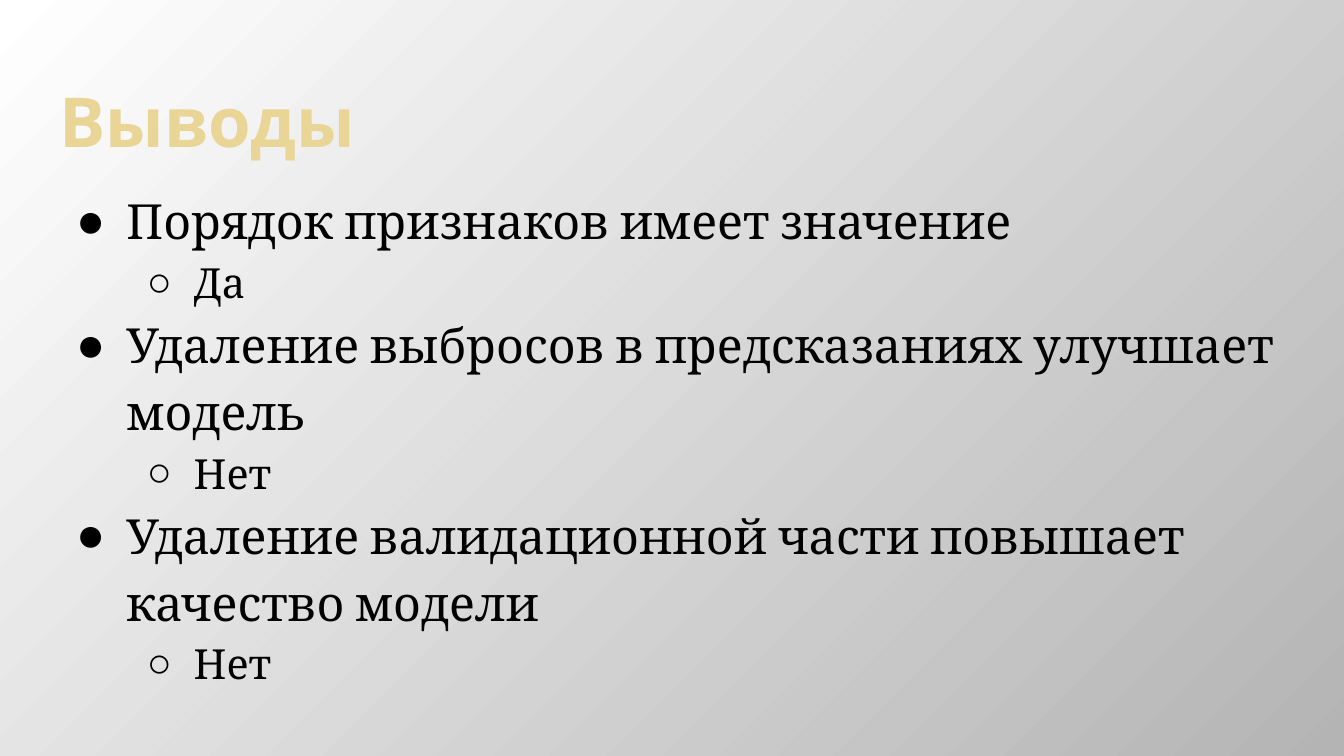
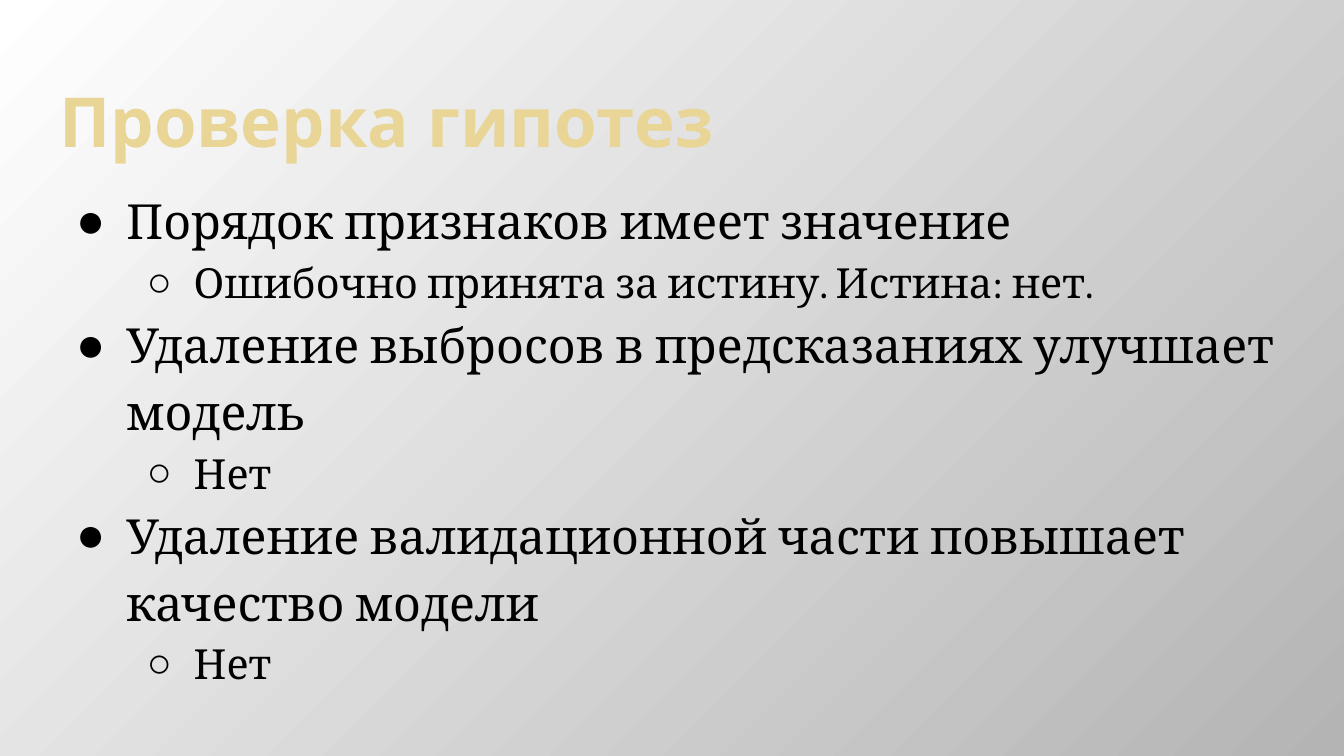
Before and after one commit to Dimildizio/DS_course, a slide deck: slide 12 of gradient-boosting/reports/House prices.pptx (slide 11 before the commit). Drawn at 1344x756 pixels with LibreOffice and Linux fonts; fonts in the diff are those of the drawing. Boxes give left, top, right and bottom in pixels: in the first picture for what was removed or moved away, otherwise in the second. Text is boxed around its words. In the diff, an @@ line names an element or a change of style, - is before the commit and + after.

```diff
--- a/gradient-boosting/reports/House prices.pptx
+++ b/gradient-boosting/reports/House prices.pptx
@@ title at box(59, 98, 409, 164): text changed @@
-Выводы
+Проверка гипотез
@@ text at box(194, 266, 1085, 308): text changed @@
-  ○ Да
+  ○ Ошибочно принята за истину. Истина: нет.
```
Also in this commit, not shown: 9 other slides changed, 3 slides added, 1 slide removed.
